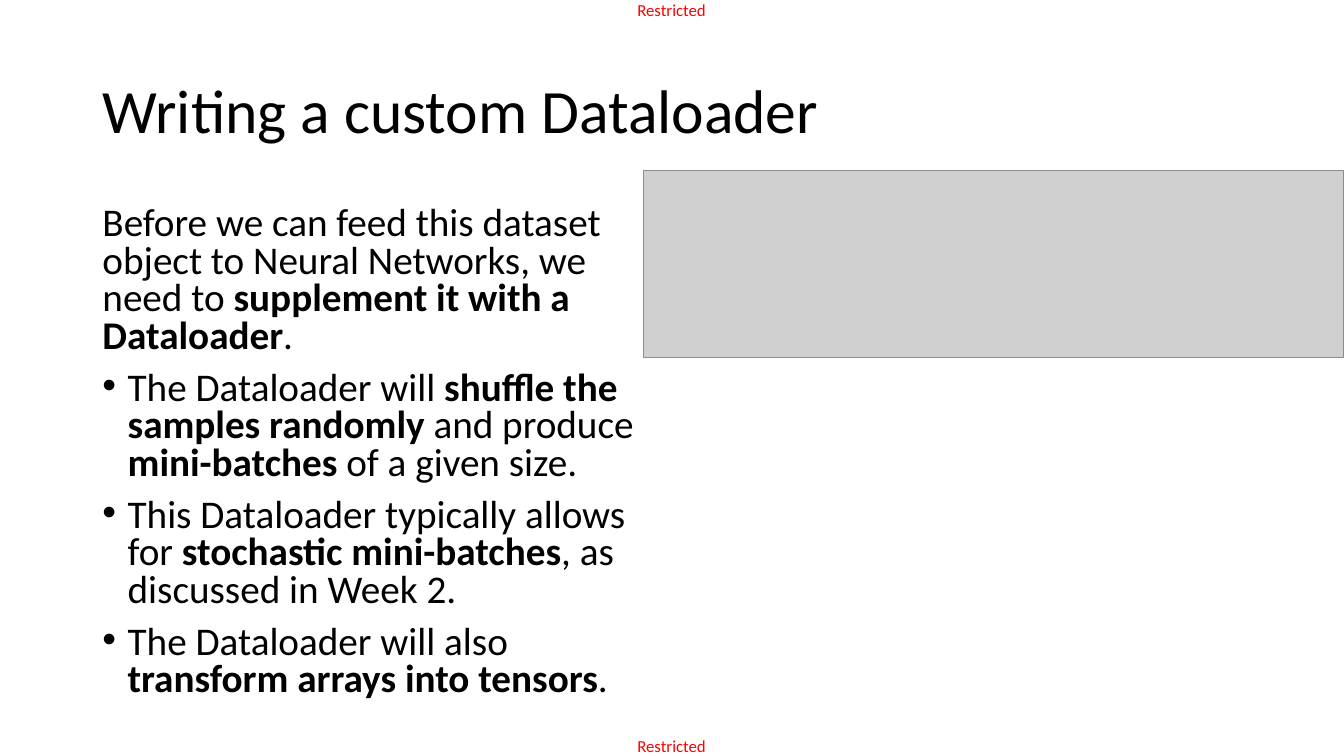
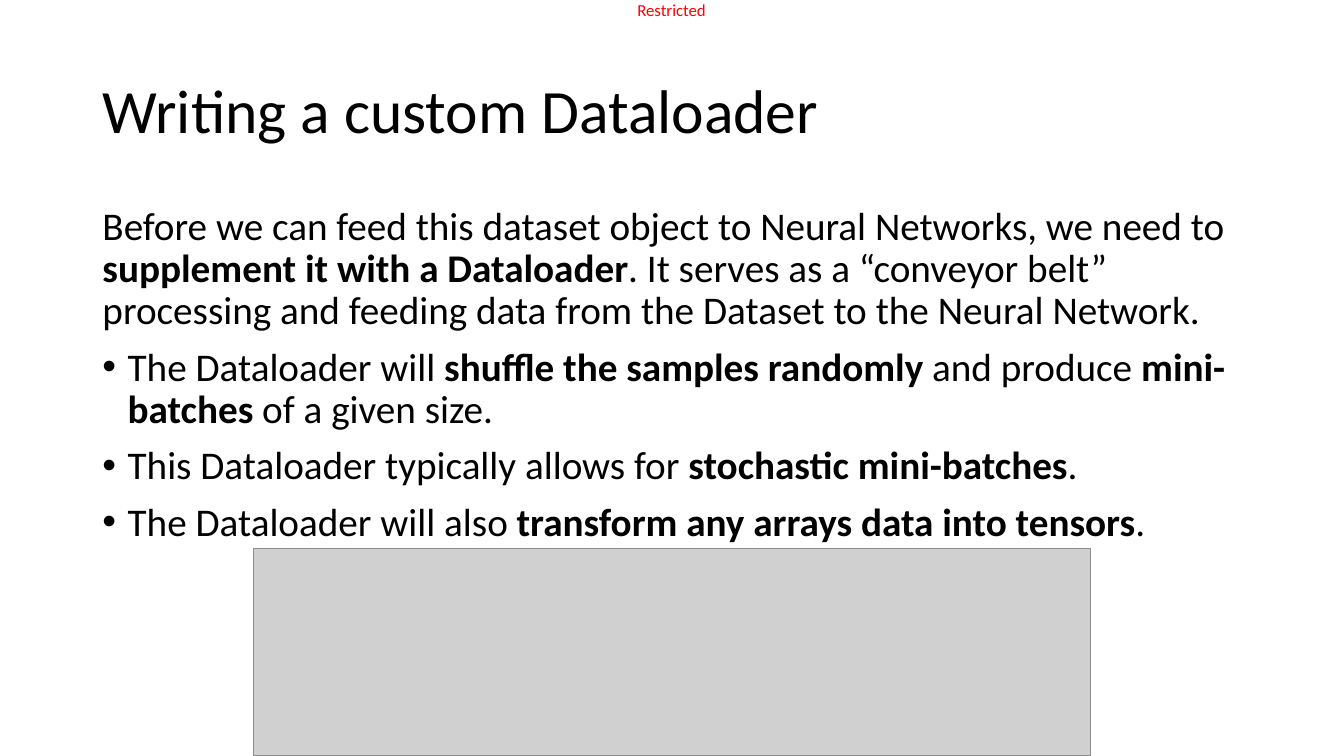
Before and after one commit to matthieudemari/SUTD_DL_50_039, a slide deck: slide 14 of W3/3. W3S3 final/W3S3.pptx (slide 17 before the commit). Drawn at 1344x756 pixels with LibreOffice and Linux fonts; fonts in the diff are those of the drawing; grey boxes stand for pictures. Boxes give left, top, right and bottom in pixels: in the first picture for what was removed or moved away, otherwise in the second. Text is boxed around its words. In the diff, an @@ line names an element or a change of style, - is before the commit and + after.

Commit message:
Final changes to W3S2 and W3S3 before lectures.

```diff
--- a/W3/3. W3S3 final/W3S3.pptx
+++ b/W3/3. W3S3 final/W3S3.pptx
@@ text at <box>102,212,1224,331</box>: text changed @@
-Before we can feed this dataset object to Neural Networks, we need to supplement it with a Dataloader.
+Before we can feed this dataset object to Neural Networks, we need to supplement it with a Dataloader. It serves as a “conveyor belt” processing and feeding data from the Dataset to the Neural Network.
@@ text at <box>128,353,1225,430</box>: line spacing 0.8 to 0.9 @@
@@ text at <box>128,451,1145,542</box>: text changed @@
-• This Dataloader typically allows for stochastic mini-batches, as discussed in Week 2.
-• The Dataloader will also transform arrays into tensors.
+• This Dataloader typically allows for stochastic mini-batches.
+• The Dataloader will also transform any arrays data into tensors.
@@ picture: place and size @@
-picture at <box>643,171,1344,358</box>
+picture at <box>253,548,1091,756</box>
```
Also in this commit, not shown: 16 other slides changed, 2 slides added, 6 slides removed, 3 other files.
